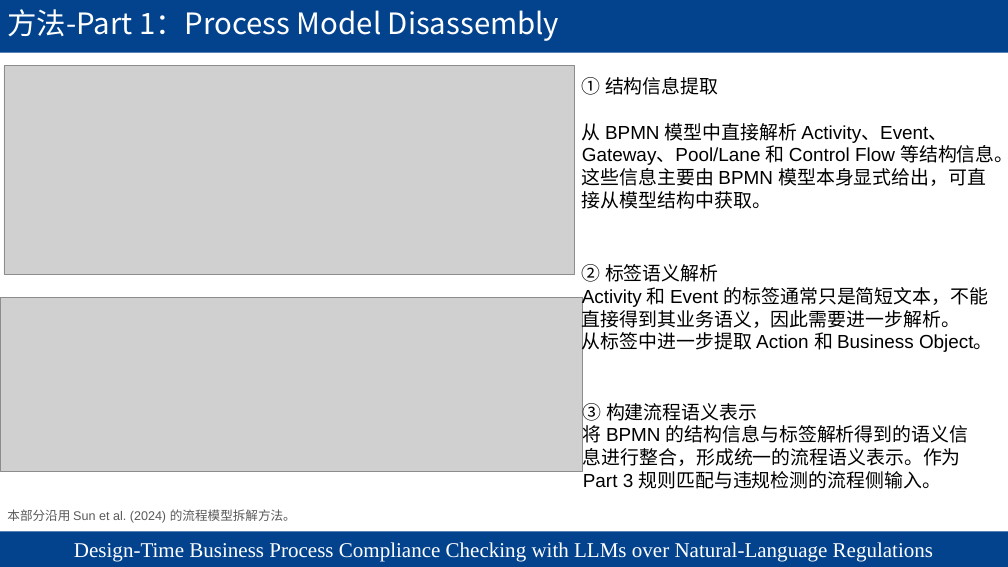
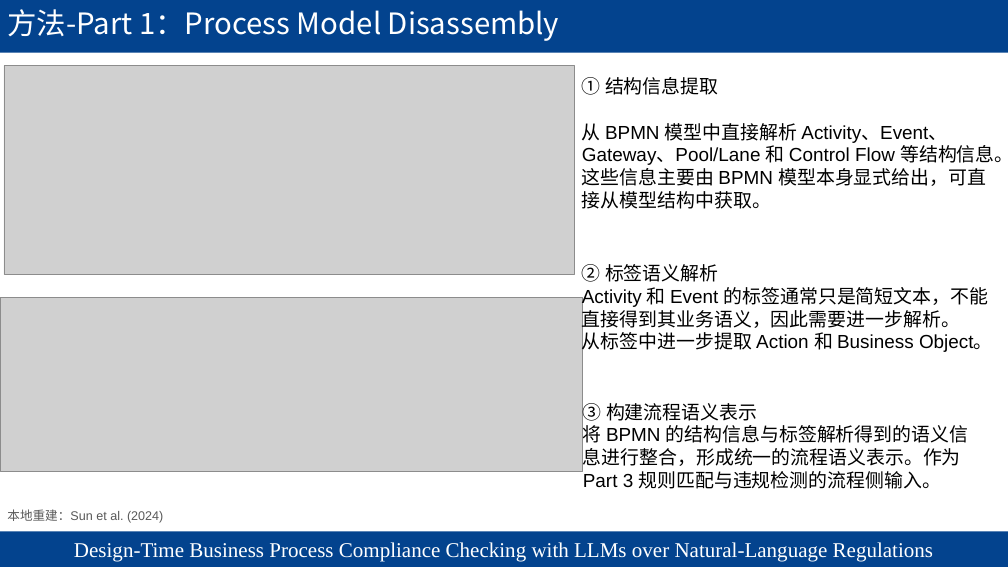
Before and after one commit to chaos-66/LLM4BPC, a slide deck: slide 7 of formal_experiment/paper/presentations/LLM4BPC_Semantic_Extraction_Part3.pptx. Drawn at 1008x567 pixels with LibreOffice and Linux fonts; fonts in the diff are those of the drawing; grey boxes stand for pictures; background and template pictures are left out. Boxes give left, top, right and bottom in pixels: in the first picture for what was removed or moved away, otherwise in the second. Text is boxed around its words. In the diff, an @@ line names an element or a change of style, - is before the commit and + after.

```diff
--- a/formal_experiment/paper/presentations/LLM4BPC_Semantic_Extraction_Part3.pptx
+++ b/formal_experiment/paper/presentations/LLM4BPC_Semantic_Extraction_Part3.pptx
@@ text at [7,509,163,523]: text changed @@
-本部分沿用 Sun et al. (2024) 的流程模型拆解方法。
+本地重建：Sun et al. (2024)
```
Also in this commit, not shown: 16 other files.
